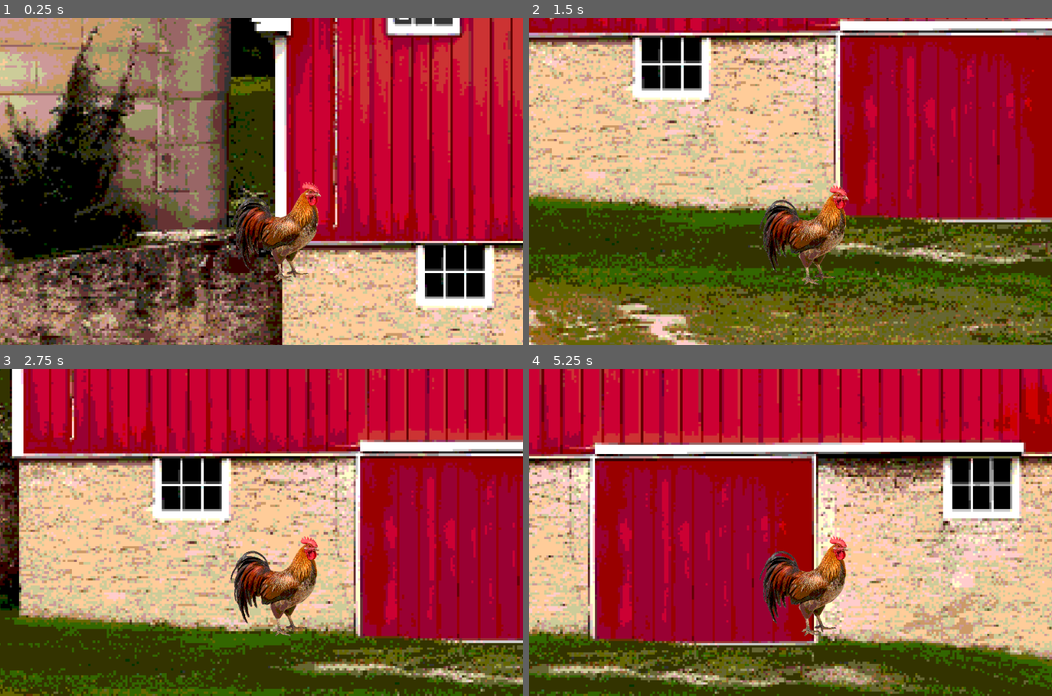
Above: before the commit, frames 1-4 (two rows, left to right).
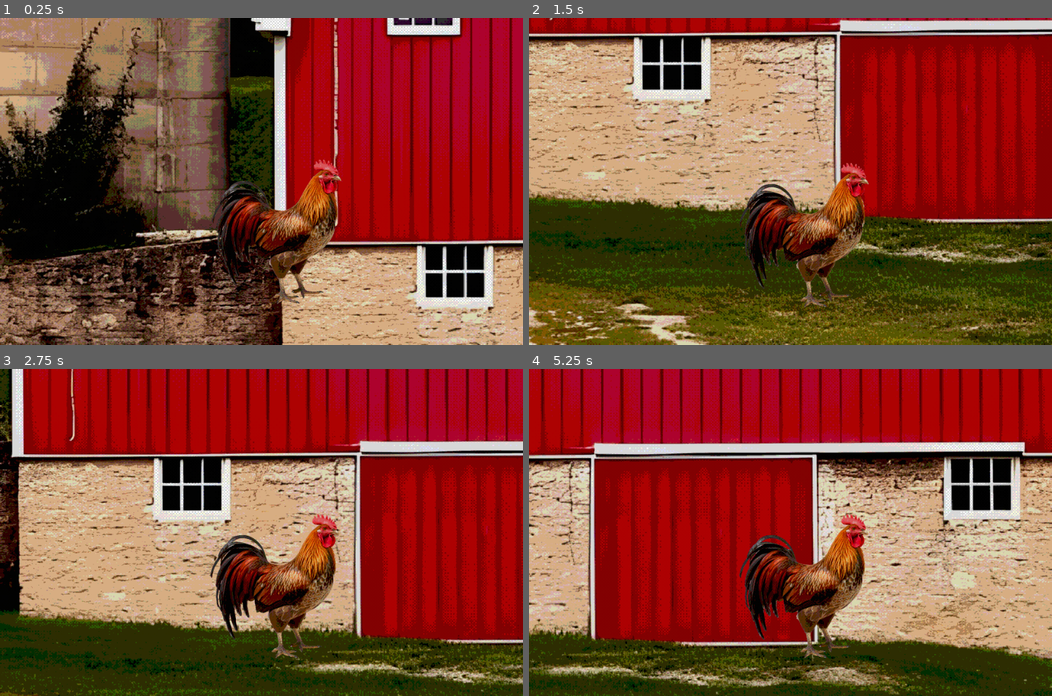
Above: after the commit, the same moments.

Repository: GameJamStation/Spelsylt
Game: Godot game, scene res://scenes/game.tscn
The game is run twice, just before and just after one commit, with the same random seed, the same clock (stepped at 60 frames per second) and the same inputs.
Inputs:
- Up to frame 1 (0.25 s): no input
- Up to frame 2 (1.5 s): tap Enter (ui_accept) at 0.5, 0.77 s; hold Right (ui_right) from 0.53 s (still down)
- Up to frame 3 (2.75 s): tap Enter (ui_accept) at 1.52 s; release Right (ui_right) at 2.03 s; hold Left (ui_left) from 2.03 s (still down)
- Up to frame 4 (5.25 s): release Left (ui_left) at 2.78 s; hold Right (ui_right) 2.78-4.28 s; tap Enter (ui_accept) at 3.02, 3.77, 4.52 s; hold Left (ui_left) 4.28-5.03 s; hold Right (ui_right) from 5.03 s (still down)

The runs differ from the first frame. In frame 1, 70% of the frame differs, in the area x 0-100%, y 0-100%; in frame 2, 71%; in frame 3, 75%; in frame 4, 75%.

Commit message:
New shaders

Diff:
--- a/Shaders/ColorSpace.gdshader
+++ b/Shaders/ColorSpace.gdshader
@@ -1,21 +1,30 @@
 shader_type canvas_item;
 
-uniform float colors : hint_range(1.0, 16.0);
-uniform float dither : hint_range(0.0, 0.5);
+
+uniform float pixelFactor = 320; //: //hint_range(1.0, 1024, 1)
+uniform float colorFactor : hint_range(1.0, 16.0) = 4.0;
+uniform float brightNessFactor = 0.2;
+uniform float ditherScale = 0.005;
 
 void fragment()
 {
-	vec4 color = texture(TEXTURE, UV);
+	const mat4 ditherTable = mat4(
+    	vec4(-4.0, 0.0, -3.0, 1.0),
+    	vec4(2.0, -2.0, 3.0, -1.0),
+	    vec4(-3.0, 1.0, -4.0, 0.0),
+    	vec4(3.0, -1.0, 2.0, -2.0)
+	);
 
-	float a = floor(mod(UV.x / TEXTURE_PIXEL_SIZE.x, 2.0));
-	float b = floor(mod(UV.y / TEXTURE_PIXEL_SIZE.y, 2.0));
-	float c = mod(a + b, 2.0);
+	vec2 iResolution = 1.0 / SCREEN_PIXEL_SIZE;
+	vec2 size =  pixelFactor * iResolution.xy / iResolution.x;
+	vec2 coor = floor(FRAGCOORD.xy / iResolution.xy * size);
 
-	COLOR.r = (round(color.r * colors + dither) / colors) * c;
-	COLOR.g = (round(color.g * colors + dither) / colors) * c;
-	COLOR.b = (round(color.b * colors + dither) / colors) * c;
-	c = 1.0 - c;
-	COLOR.r += (round(color.r * colors - dither) / colors) * c;
-	COLOR.g += (round(color.g * colors - dither) / colors) * c;
-	COLOR.b += (round(color.b * colors - dither) / colors) * c;
+	//
+	vec3 color = texture(TEXTURE, UV).xyz;
+
+	color += ditherTable[int(coor.x) % 4][int(coor.y) % 4] * ditherScale;
+
+	color = 1.01f * brightNessFactor + floor(color * colorFactor) / colorFactor;
+
+	COLOR = vec4(color.xyz,1.0);
 }
--- a/project.godot
+++ b/project.godot
@@ -12,7 +12,7 @@
 
 config/name="Spelsylt"
 run/main_scene="res://scenes/game.tscn"
-config/features=PackedStringArray("4.1", "GL Compatibility")
+config/features=PackedStringArray("4.2", "GL Compatibility")
 config/icon="res://icon.svg"
 
 [display]
@@ -28,5 +28,6 @@
 
 [rendering]
 
+textures/canvas_textures/default_texture_filter=0
 renderer/rendering_method="gl_compatibility"
 renderer/rendering_method.mobile="gl_compatibility"
--- /dev/null
+++ b/scenes/PixelationShifting.gd
@@ -0,0 +1,25 @@
+extends Node2D
+
+@onready var shader_material: ShaderMaterial = self.material
+@export var base_pixel_size: int = 3
+@export var period: float = 2.0
+@export var amplitude: float = 1.0
+var time_passed: float = 0.0
+# Called when the node enters the scene tree for the first time.
+func _ready():
+
+	pass # Replace with function body.
+
+
+# Called every frame. 'delta' is the elapsed time since the previous frame.
+func _process(delta):
+	time_passed += delta
+
+	#var offset: float = cos(time_passed * 1.2)
+	var offset: float = (4.0/PI) * ( sin((PI*time_passed)/period) + (1.0/3.0) * sin(3*PI*time_passed/period) )
+	var step: int  = int(round(offset*amplitude))
+	shader_material.set_shader_parameter("pixelSize", base_pixel_size + step)
+
+
+
+	pass
--- /dev/null
+++ b/scenes/abberationVinyett.gdshader
@@ -0,0 +1,21 @@
+shader_type canvas_item;
+
+uniform sampler2D screen_texture : hint_screen_texture, filter_nearest_mipmap, repeat_enable;
+
+uniform float alpha : hint_range(0.0, 1.0);
+uniform float scale : hint_range(1.0, 2.0);
+uniform float border_mask: hint_range(0.0, 5.0) = 2.0;
+uniform float strength : hint_range(0, 25);
+
+void fragment() {
+	float scale_reverse = 2.0 - scale;
+	vec2 uvs = SCREEN_UV * scale_reverse + vec2(1.0 - scale_reverse)/2.;
+
+	vec2 mask = pow(2.0 * abs(UV - 0.5), vec2(border_mask));
+
+	float r = texture(screen_texture, (uvs + vec2(SCREEN_PIXEL_SIZE * strength) * mask), 0.0).r;
+	float g = texture(screen_texture, (uvs + vec2(SCREEN_PIXEL_SIZE) * mask), 0.0).g;
+	float b = texture(screen_texture, (uvs + vec2(SCREEN_PIXEL_SIZE * strength) *mask), 0.0).b;
+
+	COLOR = vec4(r, g, b, alpha);
+}
--- a/scenes/farm.tscn
+++ b/scenes/farm.tscn
@@ -6,13 +6,13 @@
 [ext_resource type="Script" path="res://scenes/Camera.gd" id="1_ya5mg"]
 [ext_resource type="Script" path="res://scenes/CharacterBody2D.gd" id="2_8srxb"]
 
-[sub_resource type="ShaderMaterial" id="ShaderMaterial_rbsq0"]
+[sub_resource type="ShaderMaterial" id="ShaderMaterial_c656r"]
 shader = ExtResource("1_e27wd")
-shader_parameter/pixelSize = 4
+shader_parameter/pixelSize = 1
 
 [sub_resource type="ShaderMaterial" id="ShaderMaterial_hp5n1"]
 shader = ExtResource("1_e27wd")
-shader_parameter/pixelSize = 4
+shader_parameter/pixelSize = 2
 
 [sub_resource type="CircleShape2D" id="CircleShape2D_i81ri"]
 radius = 170.0
@@ -25,7 +25,7 @@
 TARGET_OFFSET = Vector2(0, -100)
 
 [node name="Map" type="Node2D" parent="."]
-material = SubResource("ShaderMaterial_rbsq0")
+material = SubResource("ShaderMaterial_c656r")
 
 [node name="Fram-n-silo-1" type="Sprite2D" parent="Map"]
 use_parent_material = true
@@ -39,7 +39,6 @@
 [node name="Rooster" type="Sprite2D" parent="CharacterBody2D"]
 material = SubResource("ShaderMaterial_hp5n1")
 position = Vector2(-14, -103)
-scale = Vector2(0.2, 0.2)
 texture = ExtResource("1_03rtq")
 
 [node name="CollisionShape2D" type="CollisionShape2D" parent="CharacterBody2D"]
--- a/scenes/game.tscn
+++ b/scenes/game.tscn
@@ -1,8 +1,9 @@
-[gd_scene load_steps=8 format=3 uid="uid://dav433jn8sw6v"]
+[gd_scene load_steps=9 format=3 uid="uid://dav433jn8sw6v"]
 
 [ext_resource type="Shader" path="res://Shaders/ScreenSpacePixelation.gdshader" id="1_jq6j7"]
 [ext_resource type="PackedScene" uid="uid://xjnlcna0b87t" path="res://scenes/farm.tscn" id="1_s2bh6"]
 [ext_resource type="Shader" path="res://Shaders/ColorSpace.gdshader" id="2_qxyvy"]
+[ext_resource type="Shader" path="res://scenes/abberationVinyett.gdshader" id="3_j6fjr"]
 
 [sub_resource type="ShaderMaterial" id="ShaderMaterial_ry3m3"]
 shader = ExtResource("1_jq6j7")
@@ -10,17 +11,24 @@
 
 [sub_resource type="ShaderMaterial" id="ShaderMaterial_68ojv"]
 shader = ExtResource("2_qxyvy")
-shader_parameter/colors = 5.0
-shader_parameter/dither = 0.0
+shader_parameter/pixelFactor = 360.0
+shader_parameter/colorFactor = 6.0
+shader_parameter/brightNessFactor = 0.01
+shader_parameter/ditherScale = 0.005
 
 [sub_resource type="ShaderMaterial" id="ShaderMaterial_jwj7a"]
 shader = ExtResource("2_qxyvy")
-shader_parameter/colors = null
-shader_parameter/dither = null
+shader_parameter/pixelFactor = 320.0
+shader_parameter/colorFactor = 4.0
+shader_parameter/brightNessFactor = 0.2
+shader_parameter/ditherScale = 0.005
 
-[sub_resource type="ShaderMaterial" id="ShaderMaterial_8na5y"]
-shader = ExtResource("1_jq6j7")
-shader_parameter/pixel_size = 4.0
+[sub_resource type="ShaderMaterial" id="ShaderMaterial_j8hwy"]
+shader = ExtResource("3_j6fjr")
+shader_parameter/alpha = 0.0
+shader_parameter/scale = 1.0
+shader_parameter/border_mask = 2.0
+shader_parameter/strength = 0.0
 
 [node name="Game" type="Node2D"]
 texture_filter = 1
@@ -44,12 +52,8 @@
 [node name="CanvasLayer" type="CanvasLayer" parent="."]
 visible = false
 
-[node name="ColorRect" type="ColorRect" parent="CanvasLayer"]
-material = SubResource("ShaderMaterial_8na5y")
-anchors_preset = -1
-anchor_right = 1.06925
-anchor_bottom = 1.0
-offset_right = 1.5199
-grow_horizontal = 2
-grow_vertical = 2
-metadata/_edit_use_anchors_ = true
+[node name="ColorRect2" type="ColorRect" parent="CanvasLayer"]
+material = SubResource("ShaderMaterial_j8hwy")
+layout_direction = 1
+offset_right = 1026.0
+offset_bottom = 600.0
Binary file changed: assets/rooster.png
Not shown, changed: .gitignore
